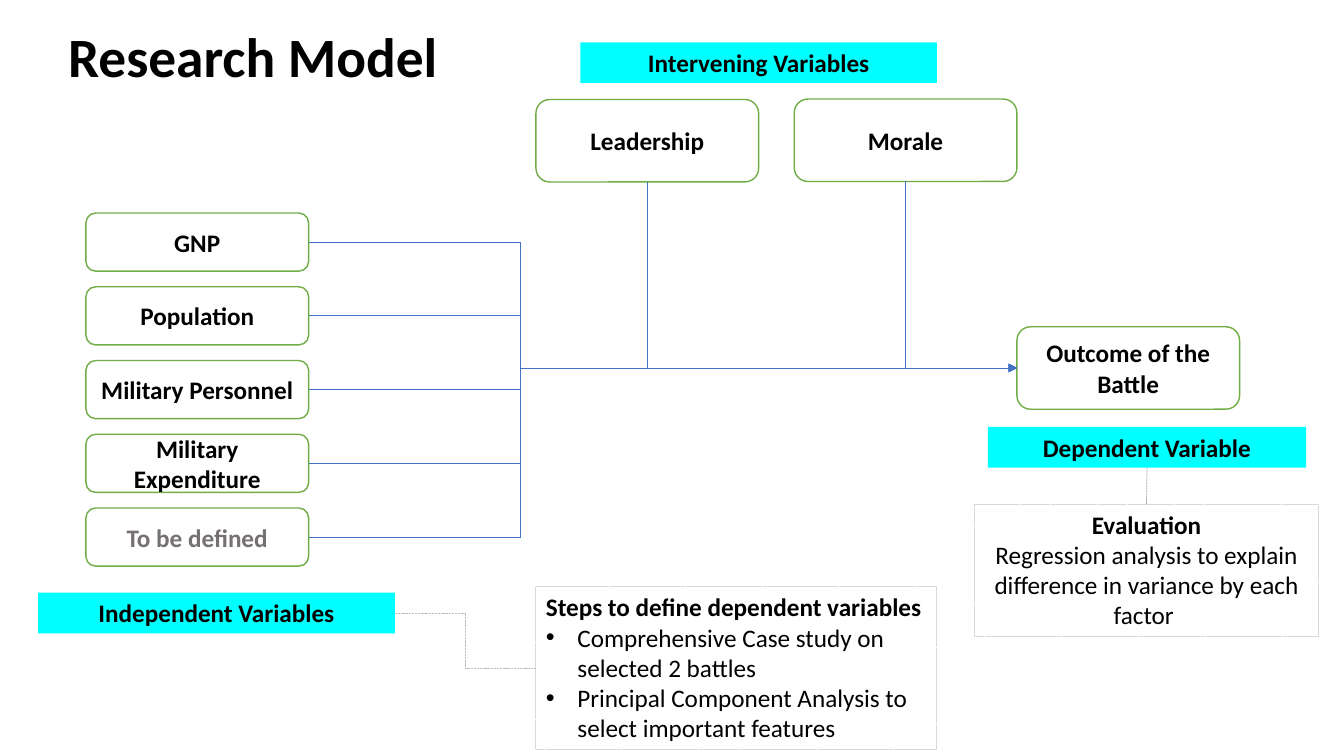
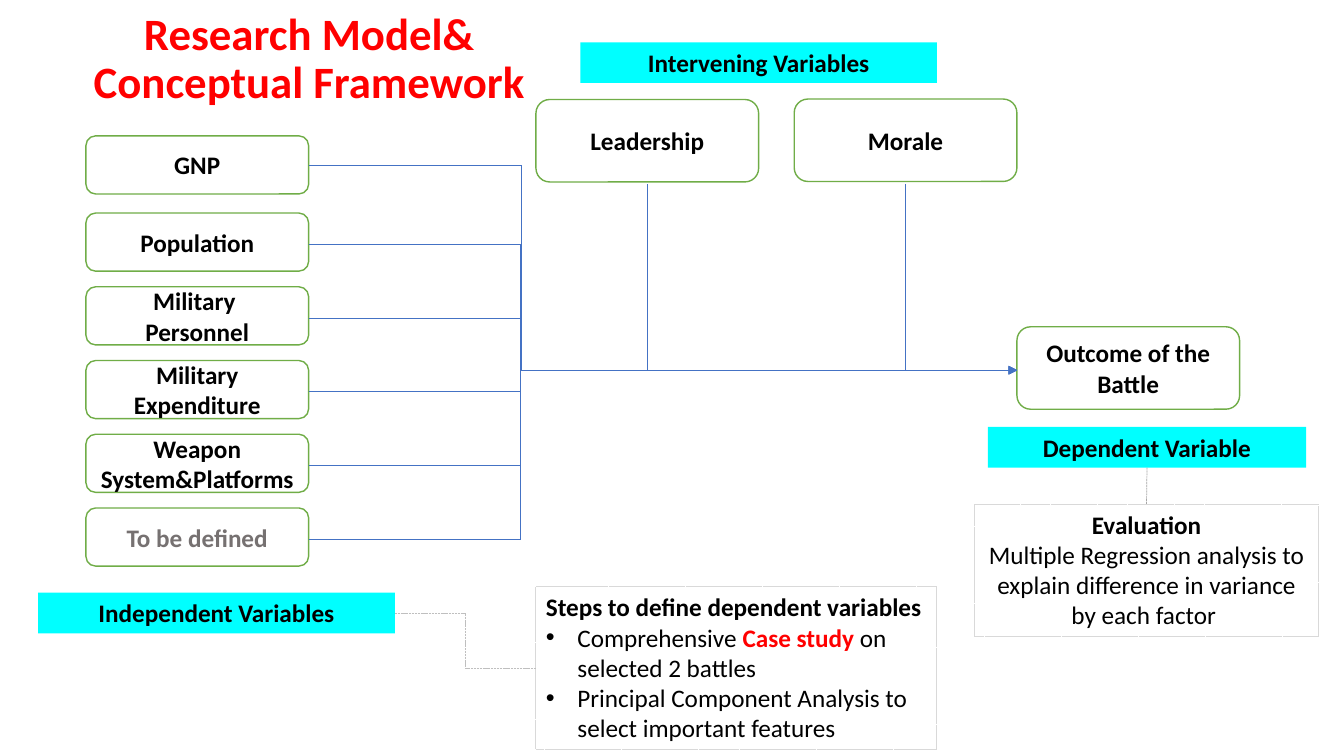
Before and after one commit to GurkanGitHub/PhD, a slide deck: slide 7 of PhD Discussion.pptx (slide 5 before the commit). Drawn at 1344x756 pixels with LibreOffice and Linux fonts; fonts in the diff are those of the drawing. Boxes give left, top, right and bottom in pixels: in the first picture for what was removed or moved away, otherwise in the second. Text is boxed around its words. In the diff, an @@ line names an element or a change of style, - is before the commit and + after.

```diff
--- a/PhD Discussion.pptx
+++ b/PhD Discussion.pptx
@@ title at bbox=[94, 18, 524, 105]: text changed; size 39.6 to 32 pt; text colour #000000 to #FF0000 @@
-Research Model
+Research Model&
+Conceptual Framework
@@ rounded rectangle "GNP": place and size @@
-rounded rectangle "GNP" at bbox=[86, 213, 309, 271]
+rounded rectangle "GNP" at bbox=[86, 136, 309, 195]
@@ elbow line added from (309, 165) to (988, 371), #4472C4 0.5 pt @@
@@ elbow line (647, 185) - (1017, 370): route changed @@
@@ elbow line (905, 184) - (1017, 370): route changed @@
@@ rounded rectangle "Population": place and size @@
-rounded rectangle "Population" at bbox=[86, 286, 309, 345]
+rounded rectangle "Population" at bbox=[86, 213, 309, 271]
@@ elbow arrow (309, 244) - (1017, 370): route changed @@
@@ rounded rectangle added at bbox=[86, 286, 309, 345], fill #FFFFFF, outline #70AD47 1 pt, 18 pt, text #000000, bold @@
+Military
+Personnel
@@ elbow arrow moved from (309, 316) - (1017, 368) to (309, 319) - (1017, 371) @@
@@ text in rounded rectangle at bbox=[134, 366, 261, 420]: text changed @@
-Military Personnel
+Military Expenditure
@@ elbow arrow (309, 539) - (1017, 370): route changed @@
@@ elbow arrow moved from (309, 464) - (1017, 368) to (309, 466) - (1017, 371) @@
@@ elbow arrow moved from (309, 389) - (1017, 368) to (309, 392) - (1017, 370) @@
@@ text in rounded rectangle at bbox=[101, 441, 294, 493]: text changed @@
-Military Expenditure
+Weapon System&Platforms
@@ text in rectangle at bbox=[989, 546, 1303, 628]: text changed @@
-Regression analysis to explain difference in variance by each factor
+Multiple Regression analysis to explain difference in variance by each factor
@@ text in rectangle at bbox=[577, 629, 886, 678]: text colour #000000 to #FF0000, bold on in "Case study" @@
```
Also in this commit, not shown: 6 other slides changed, 2 slides added, 1 other file.
